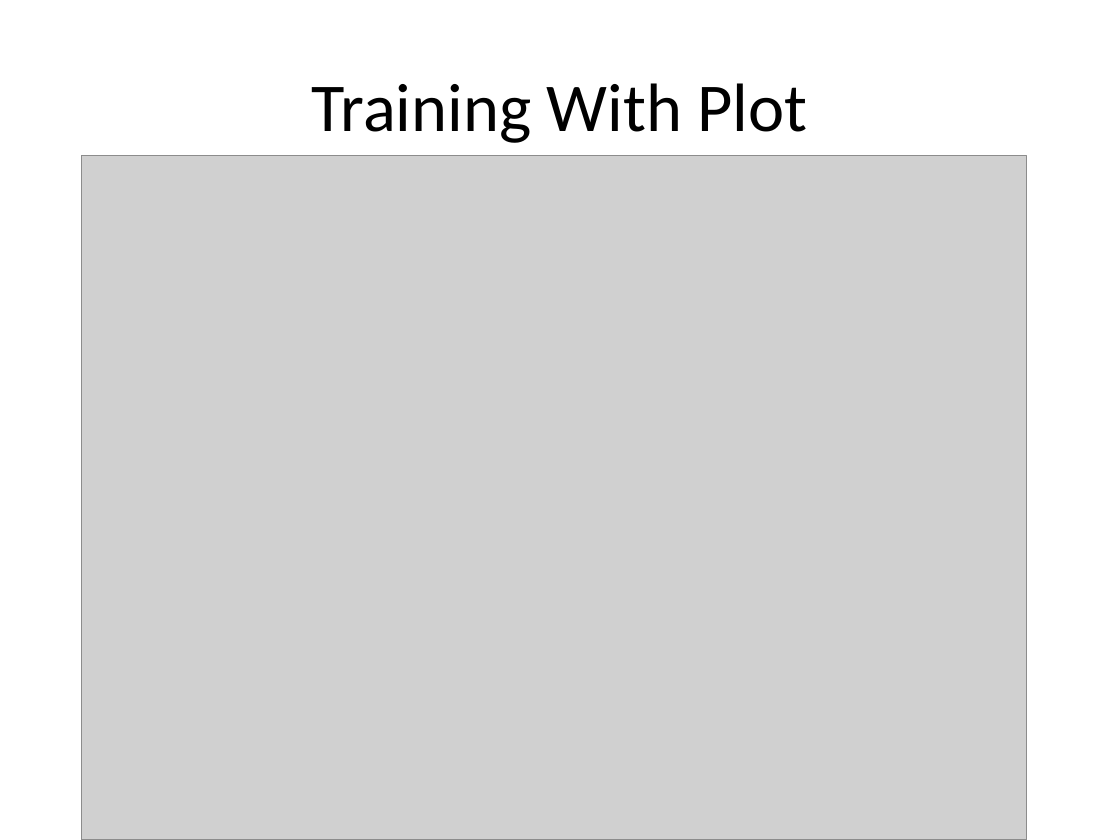
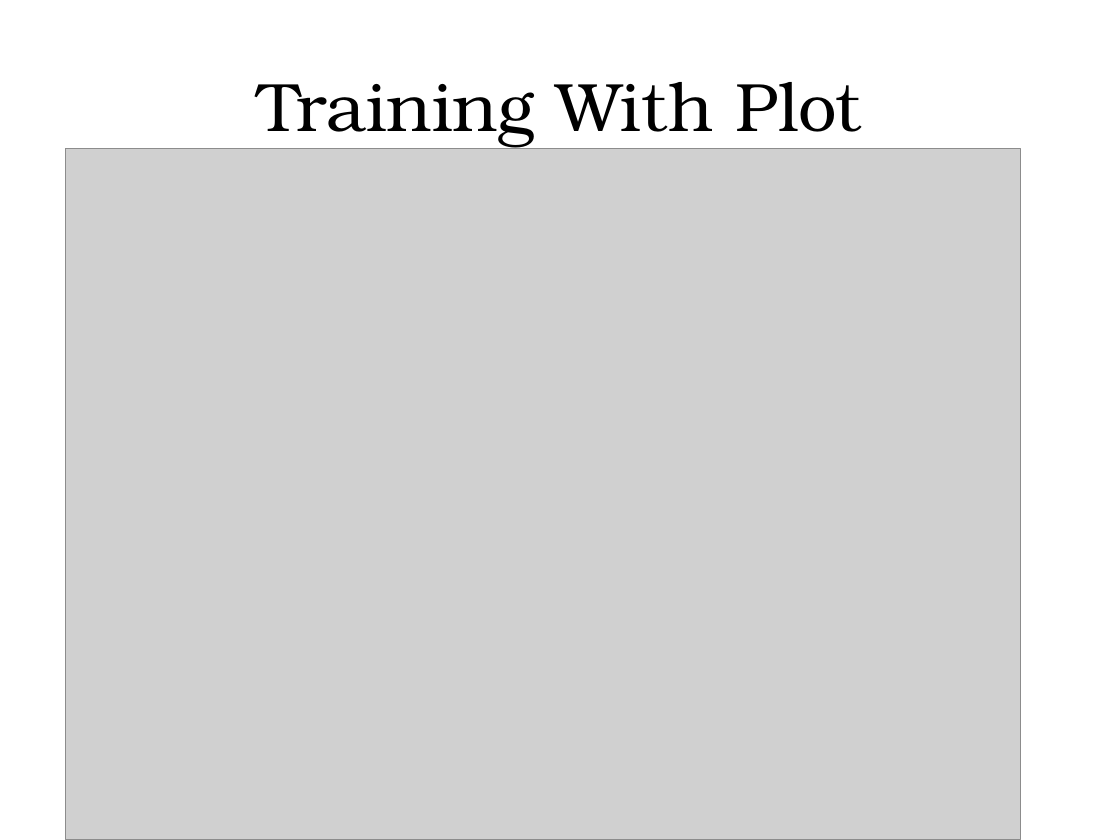
Before and after one commit to 3dspace/machine-learning-at-scale, a slide deck: slide 9 of training_birdsong_classifiers.pptx (slide 4 before the commit). Drawn at 1120x840 pixels with LibreOffice and Linux fonts; fonts in the diff are those of the drawing; grey boxes stand for pictures. Boxes give left, top, right and bottom in pixels: in the first picture for what was removed or moved away, otherwise in the second. Text is boxed around its words. In the diff, an @@ line names an element or a change of style, - is before the commit and + after.

```diff
--- a/training_birdsong_classifiers.pptx
+++ b/training_birdsong_classifiers.pptx
@@ title "Training With Plot" at box(258, 82, 862, 146): font Calibri to TeX Gyre Bonum @@
@@ picture: place and size @@
-picture at box(82, 156, 1027, 840)
+picture at box(65, 149, 1020, 840)
```
Also in this commit, not shown: 4 other slides changed, 9 slides added, 1 slide removed.
